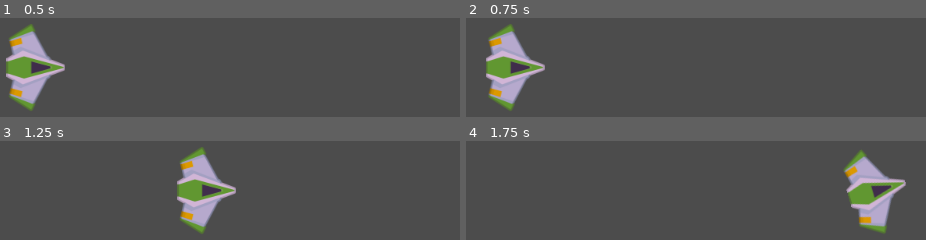
Above: before the commit, frames 1-4 (two rows, left to right).
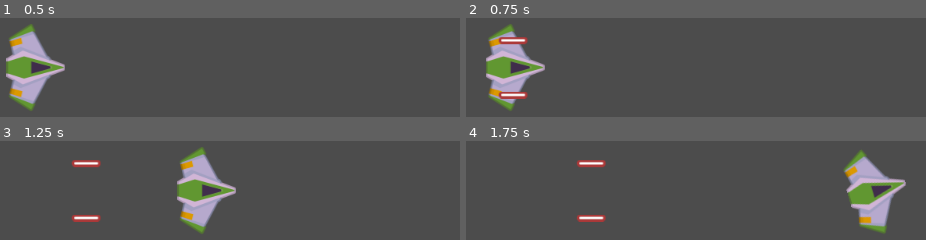
Above: after the commit, the same moments.

Repository: ismael29h/mete0rit0s-juego
Game: Godot game, scene res://Juego/Niveles/NivelTest.tscn
The game is run twice, just before and just after one commit, with the same random seed, the same clock (stepped at 60 frames per second) and the same inputs.
Inputs:
- Up to frame 1 (0.5 s): no input
- Up to frame 2 (0.75 s): tap Enter at 0.5 s; hold W (mover_adelante) from 0.53 s (still down); hold Space (disparo_principal) from 0.53 s (still down)
- Up to frame 3 (1.25 s): keep holding W (mover_adelante); keep holding Space (disparo_principal)
- Up to frame 4 (1.75 s): release W (mover_adelante) at 1.28 s; release Space (disparo_principal) at 1.28 s; tap A (mover_antihorario) at 1.35 s

Frame 1 is identical in both runs. In frame 2, 0.9% of the frame differs, in the area x 6-14%, y 19-82%; in frame 3, 0.9%; in frame 4, 0.9%.

Commit message:
Cañon disparando

Diff:
--- /dev/null
+++ b/Juego/Autoloads/Eventos.gd
@@ -0,0 +1,3 @@
+extends Node
+
+signal disparo(proyectil)
--- /dev/null
+++ b/Juego/Niveles/Nivel.gd
@@ -0,0 +1,9 @@
+extends Node2D
+
+
+func _ready() -> void:
+	Eventos.connect("disparo", self, "_on_disparo")
+
+
+func _on_disparo(proyectil:Proyectil) -> void:
+	add_child(proyectil)
--- a/Juego/Niveles/NivelTest.tscn
+++ b/Juego/Niveles/NivelTest.tscn
@@ -1,8 +1,10 @@
-[gd_scene load_steps=2 format=2]
+[gd_scene load_steps=3 format=2]
 
 [ext_resource path="res://Juego/Naves/Player/Player.tscn" type="PackedScene" id=1]
+[ext_resource path="res://Juego/Niveles/Nivel.gd" type="Script" id=2]
 
 [node name="NivelTest" type="Node2D"]
+script = ExtResource( 2 )
 
 [node name="Player" parent="." instance=ExtResource( 1 )]
 position = Vector2( 481, 297 )
--- a/Juego/Proyectiles/Canion.gd
+++ b/Juego/Proyectiles/Canion.gd
@@ -48,7 +48,8 @@
 			velocidad_proyectil,
 			danio_proyectil
 		)
-	print('Piu piu')
+		Eventos.emit_signal("disparo", new_proyectil)
+
 
 func _on_TimerDisparo_timeout() -> void:
 	esta_enfriado = true
--- a/project.godot
+++ b/project.godot
@@ -35,6 +35,10 @@
 config/name="Meteoritos"
 run/main_scene="res://Juego/Niveles/NivelTest.tscn"
 config/icon="res://icon.png"
+
+[autoload]
+
+Eventos="*res://Juego/Autoloads/Eventos.gd"
 
 [input]
 
